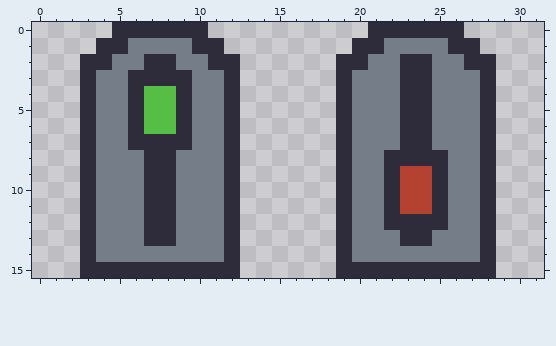
Pixel-art sprite: zoo-escape/Assets/Images/SwitchLever.png. The picture above was drawn from the file before the commit.
The file is 32x16 pixels.
Now the later version:
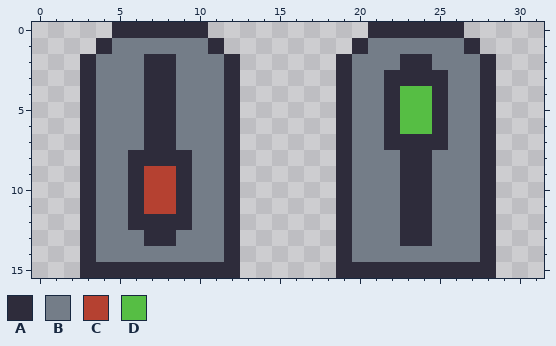
Palette (. is transparent): A #2e2c3b  B #747d88  C #b54131  D #56be44
The exact change:
{"y":1,"x":5,"old":"A","new":"B"}
{"y":1,"x":10,"old":"A","new":"B"}
{"y":1,"x":21,"old":"A","new":"B"}
{"y":1,"x":26,"old":"A","new":"B"}
{"y":2,"x":4,"old":"A","new":"B"}
{"y":2,"x":11,"old":"A","new":"B"}
{"y":2,"x":20,"old":"A","new":"B"}
{"y":2,"x":27,"old":"A","new":"B"}
{"y":3,"x":6,"old":"A","new":"B"}
{"y":3,"x":9,"old":"A","new":"B"}
{"y":3,"x":22,"old":"B","new":"A"}
{"y":3,"x":25,"old":"B","new":"A"}
{"y":4,"x":6,"old":"ADDA","new":"BAAB"}
{"y":4,"x":22,"old":"BAAB","new":"ADDA"}
{"y":5,"x":6,"old":"ADDA","new":"BAAB"}
{"y":5,"x":22,"old":"BAAB","new":"ADDA"}
{"y":6,"x":6,"old":"ADDA","new":"BAAB"}
{"y":6,"x":22,"old":"BAAB","new":"ADDA"}
{"y":7,"x":6,"old":"A","new":"B"}
{"y":7,"x":9,"old":"A","new":"B"}
{"y":7,"x":22,"old":"B","new":"A"}
{"y":7,"x":25,"old":"B","new":"A"}
{"y":8,"x":6,"old":"B","new":"A"}
{"y":8,"x":9,"old":"B","new":"A"}
{"y":8,"x":22,"old":"A","new":"B"}
{"y":8,"x":25,"old":"A","new":"B"}
{"y":9,"x":6,"old":"BAAB","new":"ACCA"}
{"y":9,"x":22,"old":"ACCA","new":"BAAB"}
{"y":10,"x":6,"old":"BAAB","new":"ACCA"}
{"y":10,"x":22,"old":"ACCA","new":"BAAB"}
{"y":11,"x":6,"old":"BAAB","new":"ACCA"}
{"y":11,"x":22,"old":"ACCA","new":"BAAB"}
{"y":12,"x":6,"old":"B","new":"A"}
{"y":12,"x":9,"old":"B","new":"A"}
{"y":12,"x":22,"old":"A","new":"B"}
{"y":12,"x":25,"old":"A","new":"B"}
{"label":"changed","picture_box":[96,38,224,230]}
{"label":"changed","picture_box":[352,38,480,230]}
